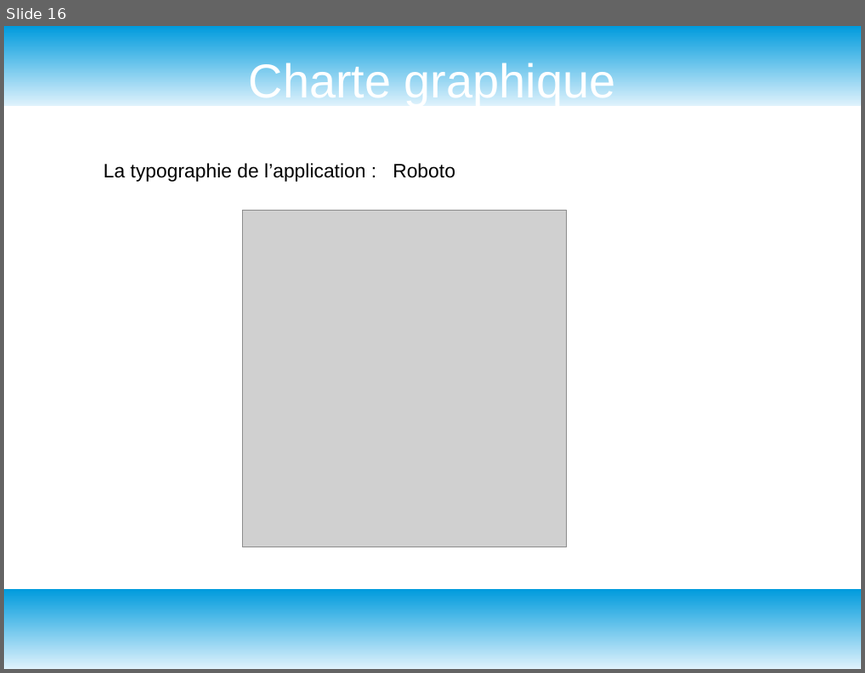
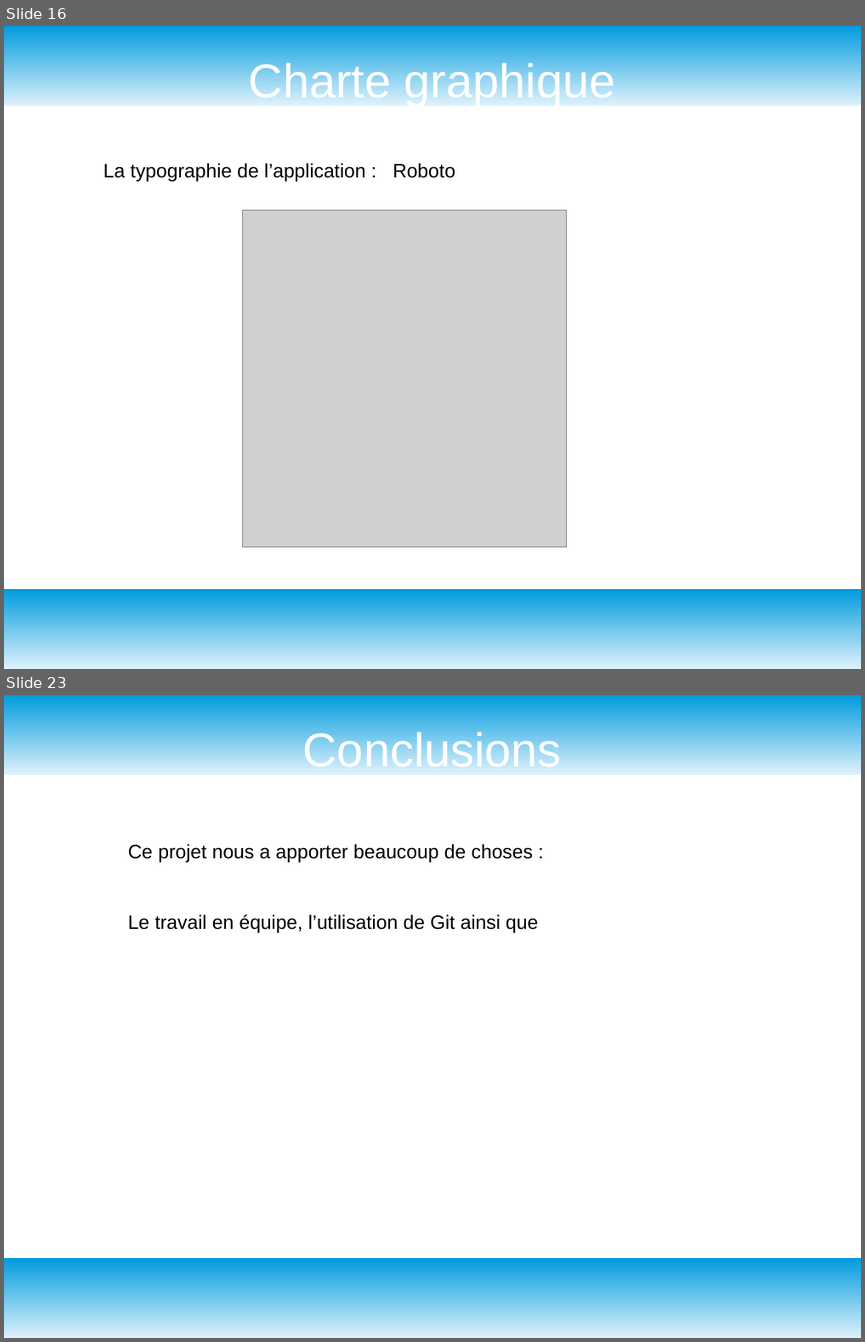
Before and after one commit to GuyomH/Fil-Rouge, a slide deck: assets/grand angle diapo.odp. Shown one above the other, each under a label of ours: slide 16 before the commit, slides 16 and 23 after it; the slides between them are not shown. The pictures are 865x673 and 865x1342 pixels, drawn with LibreOffice and Linux fonts; fonts in the diff are those of the drawing; grey boxes stand for pictures. Boxes give left, top, right and bottom in pixels: in the first picture for what was removed or moved away, otherwise in the second. Text is boxed around its words. In the diff, an @@ line names an element or a change of style, - is before the commit and + after.

```diff
--- a/assets/grand angle diapo.odp
+++ b/assets/grand angle diapo.odp
@@ slide 23 added at box(4, 695, 861, 1338), background #FFFFFF; not listed: 2 template elements that a slide beside it also shows @@
@@ title added at box(303, 729, 562, 775), 44 pt, text #FFFFFF @@
+Conclusions
@@ text added at box(128, 844, 538, 933), 18 pt, text #000000 @@
+Ce projet nous a apporter beaucoup de choses :
+Le travail en équipe, l’utilisation de Git ainsi que
```
Also in this commit, not shown: 2 slides changed, 5 other slides added, 1 slide removed.
